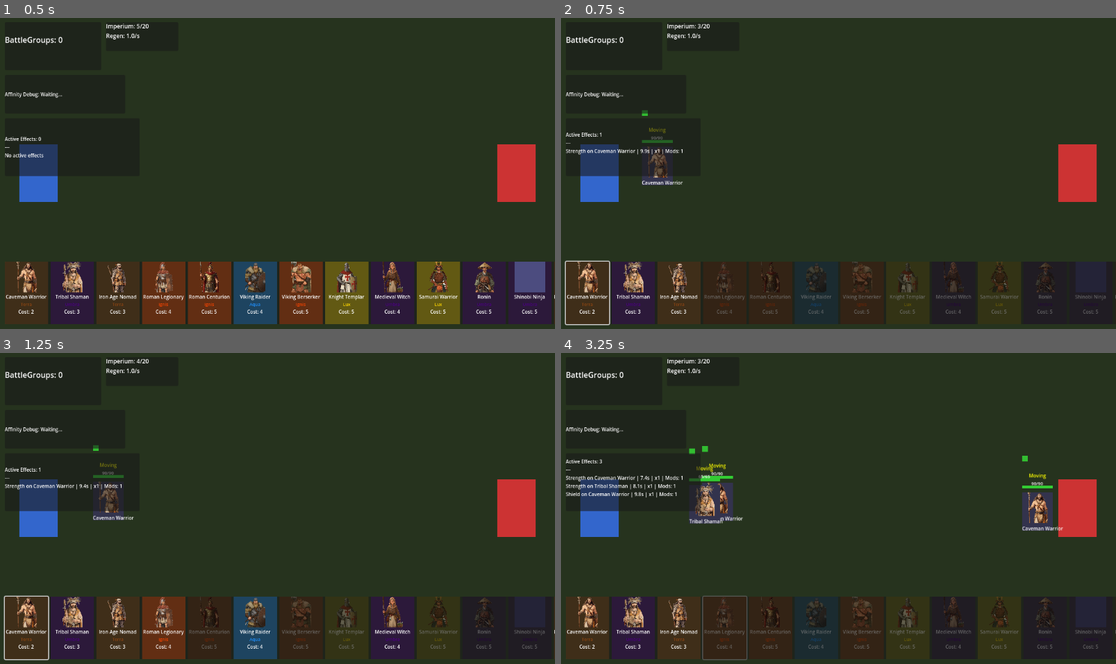
Above: before the commit, frames 1-4 (two rows, left to right).
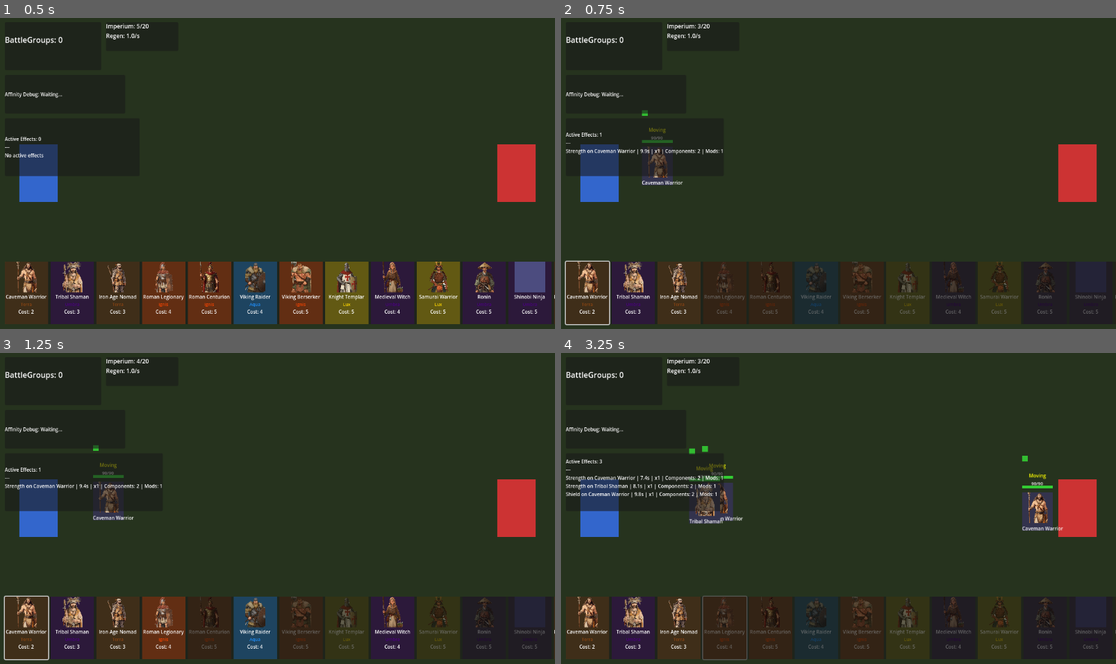
Above: after the commit, the same moments.

Repository: abertero/bellum-aetatum
Game: Godot game, scene res://scenes/battle_scene.tscn
The game is run twice, just before and just after one commit, with the same random seed, the same clock (stepped at 60 frames per second) and the same inputs.
Inputs (mouse positions are in pixels of both pictures, inside the frame that each line leads up to):
- Up to frame 1 (0.5 s): no input
- Up to frame 2 (0.75 s): click (588, 291) at 0.52 s
- Up to frame 3 (1.25 s): no input
- Up to frame 4 (3.25 s): click (633, 626) at 1.27 s; click (677, 626) at 2.02 s; click (727, 626) at 2.77 s

Frame 1 is identical in both runs. In frame 2, less than 0.1% of the frame differs, in the area x 18-30%, y 42-44%; in frame 3, less than 0.1%; in frame 4, 0.7%, in the area x 17-30%, y 35-51%.

Commit message:
adds milestone

Diff:
--- a/data/effects.json
+++ b/data/effects.json
@@ -5,18 +5,25 @@
       "display_name": "Strength",
       "description": "+10% attack damage",
       "icon": "",
-      "duration": 10.0,
       "stacking_policy": "STACK",
-      "refresh_policy": "REFRESH_DURATION",
       "visual_hint": "buff",
-      "triggers": ["OnApply", "OnRemove"],
-      "modifiers": [
+      "components": [
         {
-          "target": "attack",
-          "operation": "MULTIPLY",
-          "value": 1.1,
-          "priority": 100,
-          "description": "Strength: +10% attack"
+          "type": "DurationComponent",
+          "duration": 10.0,
+          "refresh_policy": "REFRESH_DURATION"
+        },
+        {
+          "type": "CombatModifierComponent",
+          "modifiers": [
+            {
+              "target": "attack",
+              "operation": "MULTIPLY",
+              "value": 1.1,
+              "priority": 100,
+              "description": "Strength: +10% attack"
+            }
+          ]
         }
       ],
       "metadata": {}
@@ -26,18 +33,25 @@
       "display_name": "Shield",
       "description": "-10% incoming damage",
       "icon": "",
-      "duration": 10.0,
       "stacking_policy": "STACK",
-      "refresh_policy": "REFRESH_DURATION",
       "visual_hint": "buff",
-      "triggers": ["OnApply", "OnRemove"],
-      "modifiers": [
+      "components": [
         {
-          "target": "defense",
-          "operation": "MULTIPLY",
-          "value": 0.9,
-          "priority": 100,
-          "description": "Shield: -10% incoming damage"
+          "type": "DurationComponent",
+          "duration": 10.0,
+          "refresh_policy": "REFRESH_DURATION"
+        },
+        {
+          "type": "CombatModifierComponent",
+          "modifiers": [
+            {
+              "target": "defense",
+              "operation": "MULTIPLY",
+              "value": 0.9,
+              "priority": 100,
+              "description": "Shield: -10% incoming damage"
+            }
+          ]
         }
       ],
       "metadata": {}
--- a/definitions/EffectDefinition.gd
+++ b/definitions/EffectDefinition.gd
@@ -5,12 +5,9 @@
 var display_name: String = ""
 var description: String = ""
 var icon: String = ""
-var duration: float = 0.0
 var stacking_policy: String = "NO_STACK"
-var refresh_policy: String = "REFRESH_DURATION"
 var visual_hint: String = ""
-var triggers: Array[String] = []
-var modifiers: Array[Dictionary] = []
+var components: Array[Dictionary] = []
 var metadata: Dictionary = {}
 
 
@@ -20,21 +17,14 @@
 	definition.display_name = str(data.get("display_name", ""))
 	definition.description = str(data.get("description", ""))
 	definition.icon = str(data.get("icon", ""))
-	definition.duration = float(data.get("duration", 0.0))
 	definition.stacking_policy = str(data.get("stacking_policy", "NO_STACK"))
-	definition.refresh_policy = str(data.get("refresh_policy", "REFRESH_DURATION"))
 	definition.visual_hint = str(data.get("visual_hint", ""))
 
-	var triggers_data: Variant = data.get("triggers", [])
-	if triggers_data is Array:
-		for trigger in triggers_data:
-			definition.triggers.append(str(trigger))
-
-	var modifiers_data: Variant = data.get("modifiers", [])
-	if modifiers_data is Array:
-		for modifier in modifiers_data:
-			if modifier is Dictionary:
-				definition.modifiers.append(modifier.duplicate())
+	var components_data: Variant = data.get("components", [])
+	if components_data is Array:
+		for component in components_data:
+			if component is Dictionary:
+				definition.components.append(component.duplicate())
 
 	var metadata_data: Variant = data.get("metadata", {})
 	if metadata_data is Dictionary:
--- /dev/null
+++ b/effects/CombatModifierComponent.gd
@@ -0,0 +1,57 @@
+class_name CombatModifierComponent
+extends EffectComponent
+
+const KEY_MODIFIERS: String = "modifiers"
+
+
+func initialize(config: Dictionary) -> void:
+	super.initialize(config)
+	component_type = "CombatModifierComponent"
+
+
+func get_modifiers(instance: EffectInstance) -> Array[CombatModifier]:
+	var result: Array[CombatModifier] = []
+	var modifiers_data: Variant = configuration.get(KEY_MODIFIERS, [])
+	if not modifiers_data is Array:
+		return result
+	for modifier_data in modifiers_data:
+		if not modifier_data is Dictionary:
+			continue
+		var modifier: CombatModifier = _create_modifier(modifier_data, instance)
+		if modifier != null:
+			result.append(modifier)
+	return result
+
+
+func _create_modifier(modifier_data: Dictionary, instance: EffectInstance) -> CombatModifier:
+	var operation_str: String = modifier_data.get("operation", "MULTIPLY")
+	var base_value: float = float(modifier_data.get("value", 1.0))
+	var priority: int = int(modifier_data.get("priority", 0))
+	var description: String = modifier_data.get("description", "")
+	var scaled_value: float = _scale_value(base_value, operation_str, instance.stack_count)
+	var mod_id: String = "%s_%s" % [instance.instance_id, modifier_data.get("target", "")]
+	var mod_source: String = instance.definition.id
+	var mod_metadata: Dictionary = {"effect_id": instance.definition.id, "stack_count": instance.stack_count}
+	match operation_str:
+		"MULTIPLY":
+			return CombatModifier.create_multiply(mod_id, mod_source, scaled_value, priority, description, mod_metadata)
+		"ADD":
+			return CombatModifier.create_add(mod_id, mod_source, scaled_value, priority, description, mod_metadata)
+		"OVERRIDE":
+			return CombatModifier.create_override(mod_id, mod_source, scaled_value, priority, description, mod_metadata)
+		"MIN":
+			return CombatModifier.create_min(mod_id, mod_source, scaled_value, priority, description, mod_metadata)
+		"MAX":
+			return CombatModifier.create_max(mod_id, mod_source, scaled_value, priority, description, mod_metadata)
+	return null
+
+
+func _scale_value(base_value: float, operation_str: String, stack_count: int) -> float:
+	if stack_count <= 1:
+		return base_value
+	match operation_str:
+		"MULTIPLY":
+			return 1.0 + (base_value - 1.0) * float(stack_count)
+		"ADD":
+			return base_value * float(stack_count)
+	return base_value
--- /dev/null
+++ b/effects/DurationComponent.gd
@@ -0,0 +1,52 @@
+class_name DurationComponent
+extends EffectComponent
+
+const KEY_DURATION: String = "duration"
+const KEY_REFRESH_POLICY: String = "refresh_policy"
+const KEY_REMAINING: String = "remaining_time"
+
+const REFRESH_DURATION_POLICY: String = "REFRESH_DURATION"
+const NO_REFRESH_POLICY: String = "NO_REFRESH"
+
+
+func initialize(config: Dictionary) -> void:
+	super.initialize(config)
+	component_type = "DurationComponent"
+
+
+func update(delta: float, instance: EffectInstance) -> void:
+	var remaining: float = _get_remaining(instance)
+	if remaining <= 0.0:
+		return
+	remaining -= delta
+	_set_remaining(instance, remaining)
+
+
+func is_expired(instance: EffectInstance) -> bool:
+	return _get_remaining(instance) <= 0.0
+
+
+func get_remaining_duration(instance: EffectInstance) -> float:
+	return _get_remaining(instance)
+
+
+func get_initial_duration() -> float:
+	return float(configuration.get(KEY_DURATION, 0.0))
+
+
+func refresh_duration(instance: EffectInstance) -> void:
+	var policy: String = configuration.get(KEY_REFRESH_POLICY, REFRESH_DURATION_POLICY)
+	if policy == REFRESH_DURATION_POLICY:
+		_set_remaining(instance, get_initial_duration())
+
+
+func initialize_runtime(instance: EffectInstance) -> void:
+	_set_remaining(instance, get_initial_duration())
+
+
+func _get_remaining(instance: EffectInstance) -> float:
+	return float(instance.runtime_state.get(KEY_REMAINING, 0.0))
+
+
+func _set_remaining(instance: EffectInstance, value: float) -> void:
+	instance.runtime_state[KEY_REMAINING] = value
--- /dev/null
+++ b/effects/EffectComponent.gd
@@ -0,0 +1,25 @@
+class_name EffectComponent
+extends RefCounted
+
+var component_type: String = ""
+var configuration: Dictionary = {}
+
+
+func initialize(config: Dictionary) -> void:
+	configuration = config.duplicate()
+
+
+func update(_delta: float, _instance: EffectInstance) -> void:
+	pass
+
+
+func get_modifiers(_instance: EffectInstance) -> Array[CombatModifier]:
+	return []
+
+
+func has_trigger(_trigger_name: String) -> bool:
+	return false
+
+
+func is_expired(_instance: EffectInstance) -> bool:
+	return false
--- a/effects/EffectInstance.gd
+++ b/effects/EffectInstance.gd
@@ -7,36 +7,69 @@
 var definition: EffectDefinition = null
 var source: Variant = null
 var owner: Variant = null
-var remaining_duration: float = 0.0
 var stack_count: int = 1
 var state: int = State.ACTIVE
+var runtime_state: Dictionary = {}
 var metadata: Dictionary = {}
+var _components: Array[EffectComponent] = []
 
 static var _next_id: int = 0
 
 
-static func create(p_definition: EffectDefinition, p_owner: Variant, p_source: Variant, p_duration: float) -> EffectInstance:
+static func create(p_definition: EffectDefinition, p_owner: Variant, p_source: Variant) -> EffectInstance:
 	var instance := EffectInstance.new()
 	EffectInstance._next_id += 1
 	instance.instance_id = "effect_%d" % EffectInstance._next_id
 	instance.definition = p_definition
 	instance.owner = p_owner
 	instance.source = p_source
-	instance.remaining_duration = p_duration
 	instance.stack_count = 1
 	instance.state = State.ACTIVE
+	instance._initialize_components()
 	return instance
+
+
+func _initialize_components() -> void:
+	_components.clear()
+	for component_data in definition.components:
+		var component: EffectComponent = _create_component(component_data)
+		if component != null:
+			_components.append(component)
+
+
+func _create_component(component_data: Dictionary) -> EffectComponent:
+	var component_type: String = component_data.get("type", "")
+	match component_type:
+		"DurationComponent":
+			var duration_comp := DurationComponent.new()
+			duration_comp.initialize(component_data)
+			return duration_comp
+		"CombatModifierComponent":
+			var modifier_comp := CombatModifierComponent.new()
+			modifier_comp.initialize(component_data)
+			return modifier_comp
+	return null
+
+
+func initialize_runtime() -> void:
+	for component in _components:
+		if component is DurationComponent:
+			component.initialize_runtime(self)
 
 
 func update(delta: float) -> void:
 	if state != State.ACTIVE:
 		return
-	if remaining_duration <= 0.0:
-		return
-	remaining_duration -= delta
-	if remaining_duration <= 0.0:
-		remaining_duration = 0.0
-		state = State.EXPIRED
+	for component in _components:
+		component.update(delta, self)
+	_check_expiration()
+
+
+func _check_expiration() -> void:
+	for component in _components:
+		if component.is_expired(self):
+			state = State.EXPIRED
+			return
 
 
 func is_expired() -> bool:
@@ -48,7 +81,9 @@
 
 
 func refresh_duration() -> void:
-	remaining_duration = definition.duration
+	for component in _components:
+		if component is DurationComponent:
+			component.refresh_duration(self)
 	state = State.ACTIVE
 
 
@@ -60,62 +95,27 @@
 	state = State.REMOVED
 
 
-func has_trigger(trigger_name: String) -> bool:
-	if definition == null:
-		return false
-	return trigger_name in definition.triggers
-
-
-func get_attack_modifiers() -> Array[CombatModifier]:
-	return _generate_modifiers("attack")
-
-
-func get_defense_modifiers() -> Array[CombatModifier]:
-	return _generate_modifiers("defense")
-
-
-func _generate_modifiers(target: String) -> Array[CombatModifier]:
+func get_modifiers() -> Array[CombatModifier]:
 	var result: Array[CombatModifier] = []
-	if definition == null or not is_active():
+	if not is_active():
 		return result
-	for modifier_data in definition.modifiers:
-		if str(modifier_data.get("target", "")) != target:
-			continue
-		var modifier: CombatModifier = _create_modifier(modifier_data)
-		if modifier != null:
+	for component in _components:
+		var modifiers: Array[CombatModifier] = component.get_modifiers(self)
+		for modifier in modifiers:
 			result.append(modifier)
 	return result
 
 
-func _create_modifier(modifier_data: Dictionary) -> CombatModifier:
-	var operation_str: String = modifier_data.get("operation", "MULTIPLY")
-	var base_value: float = float(modifier_data.get("value", 1.0))
-	var priority: int = int(modifier_data.get("priority", 0))
-	var description: String = modifier_data.get("description", "")
-	var scaled_value: float = _scale_value(base_value, operation_str)
-	var mod_id: String = "%s_%s" % [instance_id, modifier_data.get("target", "")]
-	var mod_source: String = definition.id
-	var mod_metadata: Dictionary = {"effect_id": definition.id, "stack_count": stack_count}
-	match operation_str:
-		"MULTIPLY":
-			return CombatModifier.create_multiply(mod_id, mod_source, scaled_value, priority, description, mod_metadata)
-		"ADD":
-			return CombatModifier.create_add(mod_id, mod_source, scaled_value, priority, description, mod_metadata)
-		"OVERRIDE":
-			return CombatModifier.create_override(mod_id, mod_source, scaled_value, priority, description, mod_metadata)
-		"MIN":
-			return CombatModifier.create_min(mod_id, mod_source, scaled_value, priority, description, mod_metadata)
-		"MAX":
-			return CombatModifier.create_max(mod_id, mod_source, scaled_value, priority, description, mod_metadata)
-	return null
+func get_remaining_duration() -> float:
+	for component in _components:
+		if component is DurationComponent:
+			return component.get_remaining_duration(self)
+	return 0.0
 
 
-func _scale_value(base_value: float, operation_str: String) -> float:
-	if stack_count <= 1:
-		return base_value
-	match operation_str:
-		"MULTIPLY":
-			return 1.0 + (base_value - 1.0) * float(stack_count)
-		"ADD":
-			return base_value * float(stack_count)
-	return base_value
+func get_components() -> Array[EffectComponent]:
+	return _components.duplicate()
+
+
+func get_component_count() -> int:
+	return _components.size()
--- a/scenes/battle_scene.gd
+++ b/scenes/battle_scene.gd
@@ -495,13 +495,15 @@
 			continue
 		var effects: Array[EffectInstance] = _effect_system.get_effects_for_unit(unit)
 		for effect in effects:
-			var mods: Array[CombatModifier] = effect.get_attack_modifiers()
-			mods.append_array(effect.get_defense_modifiers())
-			text += "%s on %s | %.1fs | x%d | Mods: %d\n" % [
+			var mods: Array[CombatModifier] = effect.get_modifiers()
+			var remaining: float = effect.get_remaining_duration()
+			var component_count: int = effect.get_component_count()
+			text += "%s on %s | %.1fs | x%d | Components: %d | Mods: %d\n" % [
 				effect.definition.display_name,
 				unit.definition.name,
-				effect.remaining_duration,
+				remaining,
 				effect.stack_count,
+				component_count,
 				mods.size()
 			]
 	return text
--- a/systems/CombatSystem.gd
+++ b/systems/CombatSystem.gd
@@ -120,10 +120,10 @@
 		all_modifiers.add_modifiers(affinity_modifiers.get_modifiers())
 
 	if _effect_system != null:
-		var effect_attack_mods: Array[CombatModifier] = _effect_system.get_attack_modifiers(action.source)
-		all_modifiers.add_modifiers(effect_attack_mods)
-		var effect_defense_mods: Array[CombatModifier] = _effect_system.get_defense_modifiers(action.target)
-		all_modifiers.add_modifiers(effect_defense_mods)
+		var effect_mods: Array[CombatModifier] = _effect_system.get_modifiers(action.source)
+		all_modifiers.add_modifiers(effect_mods)
+		var defense_mods: Array[CombatModifier] = _effect_system.get_modifiers(action.target)
+		all_modifiers.add_modifiers(defense_mods)
 
 	if all_modifiers.is_empty():
 		return int(base_damage)
--- a/systems/EffectSystem.gd
+++ b/systems/EffectSystem.gd
@@ -34,10 +34,10 @@
 	if existing != null:
 		return _handle_stacking(existing, definition)
 
-	var instance: EffectInstance = EffectInstance.create(definition, owner, effect_source, definition.duration)
+	var instance: EffectInstance = EffectInstance.create(definition, owner, effect_source)
+	instance.initialize_runtime()
 	_add_effect_to_tracking(instance)
 	EventBus.effect_applied.emit(instance)
-	_dispatch_trigger(instance, "OnApply")
 	return instance
 
 
@@ -45,7 +45,6 @@
 	var instance: EffectInstance = _find_instance(instance_id)
 	if instance == null:
 		return
-	_dispatch_trigger(instance, "OnRemove")
 	instance.remove()
 	_remove_effect_from_tracking(instance)
 	EventBus.effect_removed.emit(instance)
@@ -72,30 +71,18 @@
 	return result
 
 
-func get_attack_modifiers(unit: UnitInstance) -> Array[CombatModifier]:
-	return _collect_modifiers(unit, "attack")
-
-
-func get_defense_modifiers(unit: UnitInstance) -> Array[CombatModifier]:
-	return _collect_modifiers(unit, "defense")
+func get_modifiers(unit: UnitInstance) -> Array[CombatModifier]:
+	var result: Array[CombatModifier] = []
+	var effects: Array[EffectInstance] = get_effects_for_unit(unit)
+	for effect in effects:
+		var modifiers: Array[CombatModifier] = effect.get_modifiers()
+		for modifier in modifiers:
+			result.append(modifier)
+	return result
 
 
 func get_active_effect_count() -> int:
 	return _all_instances.size()
-
-
-func _collect_modifiers(unit: UnitInstance, target: String) -> Array[CombatModifier]:
-	var result: Array[CombatModifier] = []
-	var effects: Array[EffectInstance] = get_effects_for_unit(unit)
-	for effect in effects:
-		var modifiers: Array[CombatModifier] = []
-		if target == "attack":
-			modifiers = effect.get_attack_modifiers()
-		else:
-			modifiers = effect.get_defense_modifiers()
-		for modifier in modifiers:
-			result.append(modifier)
-	return result
 
 
 func _handle_stacking(existing: EffectInstance, definition: EffectDefinition) -> EffectInstance:
@@ -112,10 +99,10 @@
 			return existing
 		"REPLACE":
 			remove_effect(existing.instance_id)
-			var instance: EffectInstance = EffectInstance.create(definition, existing.owner, existing.source, definition.duration)
+			var instance: EffectInstance = EffectInstance.create(definition, existing.owner, existing.source)
+			instance.initialize_runtime()
 			_add_effect_to_tracking(instance)
 			EventBus.effect_applied.emit(instance)
-			_dispatch_trigger(instance, "OnApply")
 			return instance
 	return existing
 
@@ -188,25 +175,12 @@
 
 
 func _on_unit_died(unit: UnitInstance) -> void:
-	_dispatch_trigger_for_unit(unit, "OnDeath")
 	remove_all_effects_from(unit)
 
 
-func _on_attack_started(attacker: UnitInstance, _target: UnitInstance) -> void:
-	_dispatch_trigger_for_unit(attacker, "OnAttack")
+func _on_attack_started(_attacker: UnitInstance, _target: UnitInstance) -> void:
+	pass
 
 
-func _on_action_performed(action: GameAction) -> void:
-	if action is DamageAction and action.target != null and is_instance_valid(action.target):
-		_dispatch_trigger_for_unit(action.target as UnitInstance, "OnReceiveDamage")
-
-
-func _dispatch_trigger_for_unit(unit: UnitInstance, trigger_name: String) -> void:
-	var effects: Array[EffectInstance] = get_effects_for_unit(unit)
-	for effect in effects:
-		_dispatch_trigger(effect, trigger_name)
-
-
-func _dispatch_trigger(effect: EffectInstance, trigger_name: String) -> void:
-	if effect.has_trigger(trigger_name):
-		pass
+func _on_action_performed(_action: GameAction) -> void:
+	pass
Not shown, added: effects/CombatModifierComponent.gd.uid
Not shown, added: effects/DurationComponent.gd.uid
Not shown, added: effects/EffectComponent.gd.uid
Not shown, changed: MILESTONES.md
Not shown, changed: README.md
Not shown, changed: docs/Architecture.md
Not shown, added: docs/adr/ADR-012-Modular-Effect-Engine.md
